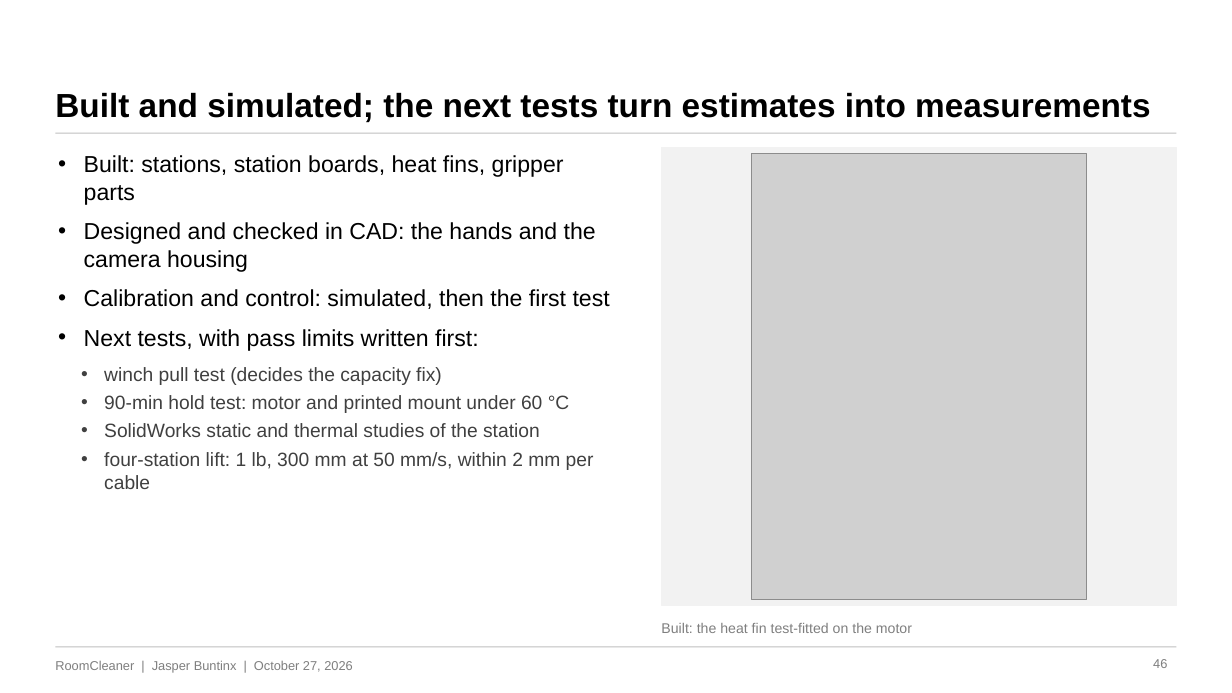
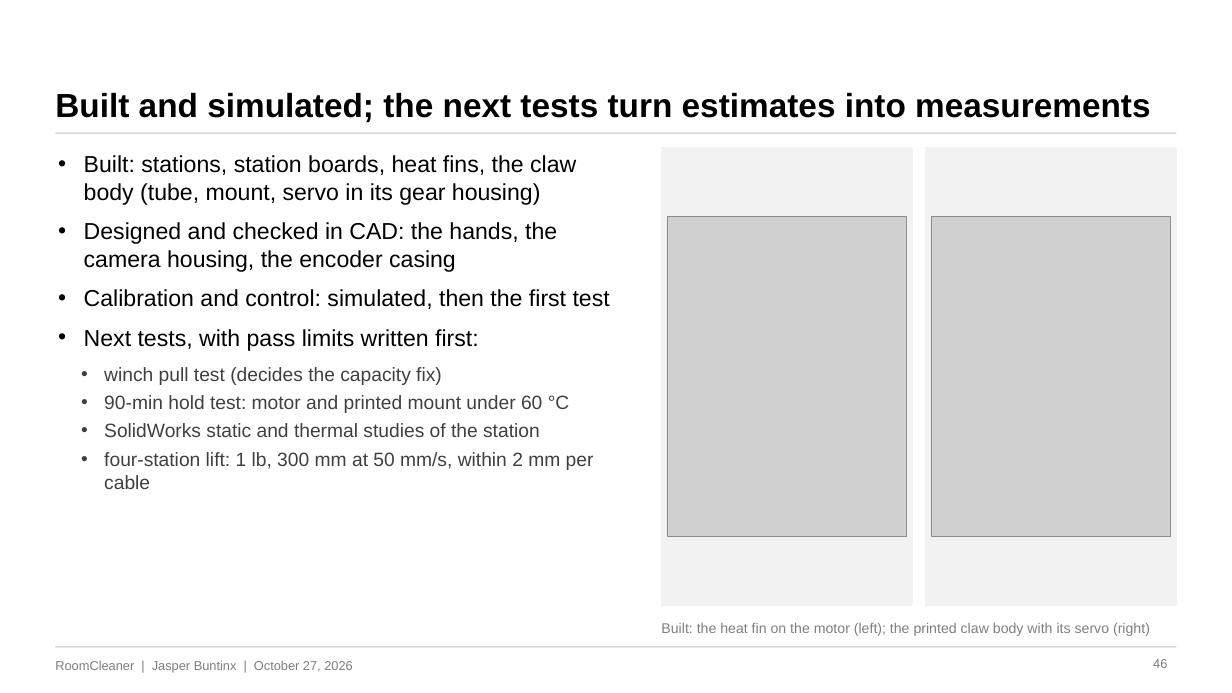
Before and after one commit to Jaspario1199/RoomCleaner, a slide deck: slide 46 of docs/presentation/deck_v4/RoomCleaner_Buntinx_Oct27_v4.pptx. Drawn at 1232x693 pixels with LibreOffice and Linux fonts; fonts in the diff are those of the drawing; grey boxes stand for pictures. Boxes give left, top, right and bottom in pixels: in the first picture for what was removed or moved away, otherwise in the second. Text is boxed around its words. In the diff, an @@ line names an element or a change of style, - is before the commit and + after.

```diff
--- a/docs/presentation/deck_v4/RoomCleaner_Buntinx_Oct27_v4.pptx
+++ b/docs/presentation/deck_v4/RoomCleaner_Buntinx_Oct27_v4.pptx
@@ rectangle: place and size @@
-rectangle at (662, 148, 1177, 605)
+rectangle at (662, 148, 912, 605)
@@ rectangle added at (926, 148, 1177, 605), fill #F2F2F2, outline #F2F2F2 1 pt @@
@@ text at (84, 155, 576, 272): text changed @@
-• Built: stations, station boards, heat fins, gripper parts
-• Designed and checked in CAD: the hands and the camera housing
+• Built: stations, station boards, heat fins, the claw body (tube, mount, servo in its gear housing)
+• Designed and checked in CAD: the hands, the camera housing, the encoder casing
@@ picture: place and size @@
-picture at (751, 153, 1086, 600)
+picture at (667, 217, 907, 537)
@@ picture added at (932, 217, 1171, 537) @@
@@ text at (661, 623, 1150, 636): text changed @@
-Built: the heat fin test-fitted on the motor
+Built: the heat fin on the motor (left); the printed claw body with its servo (right)
```
Also in this commit, not shown: 5 other files.
